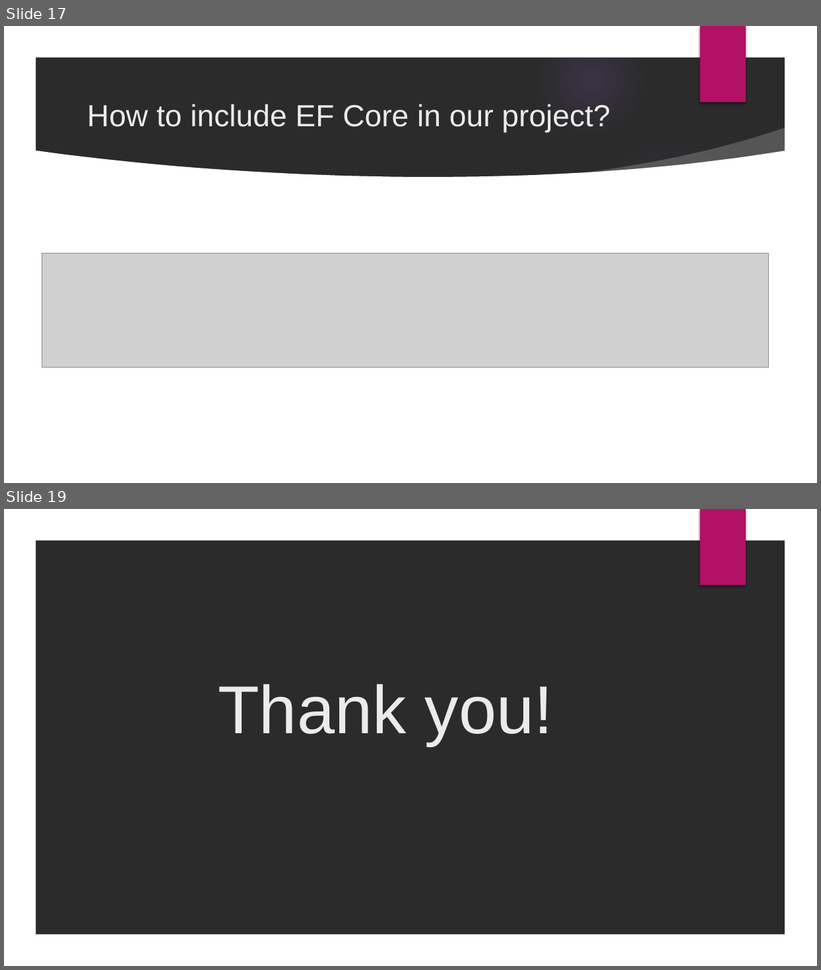
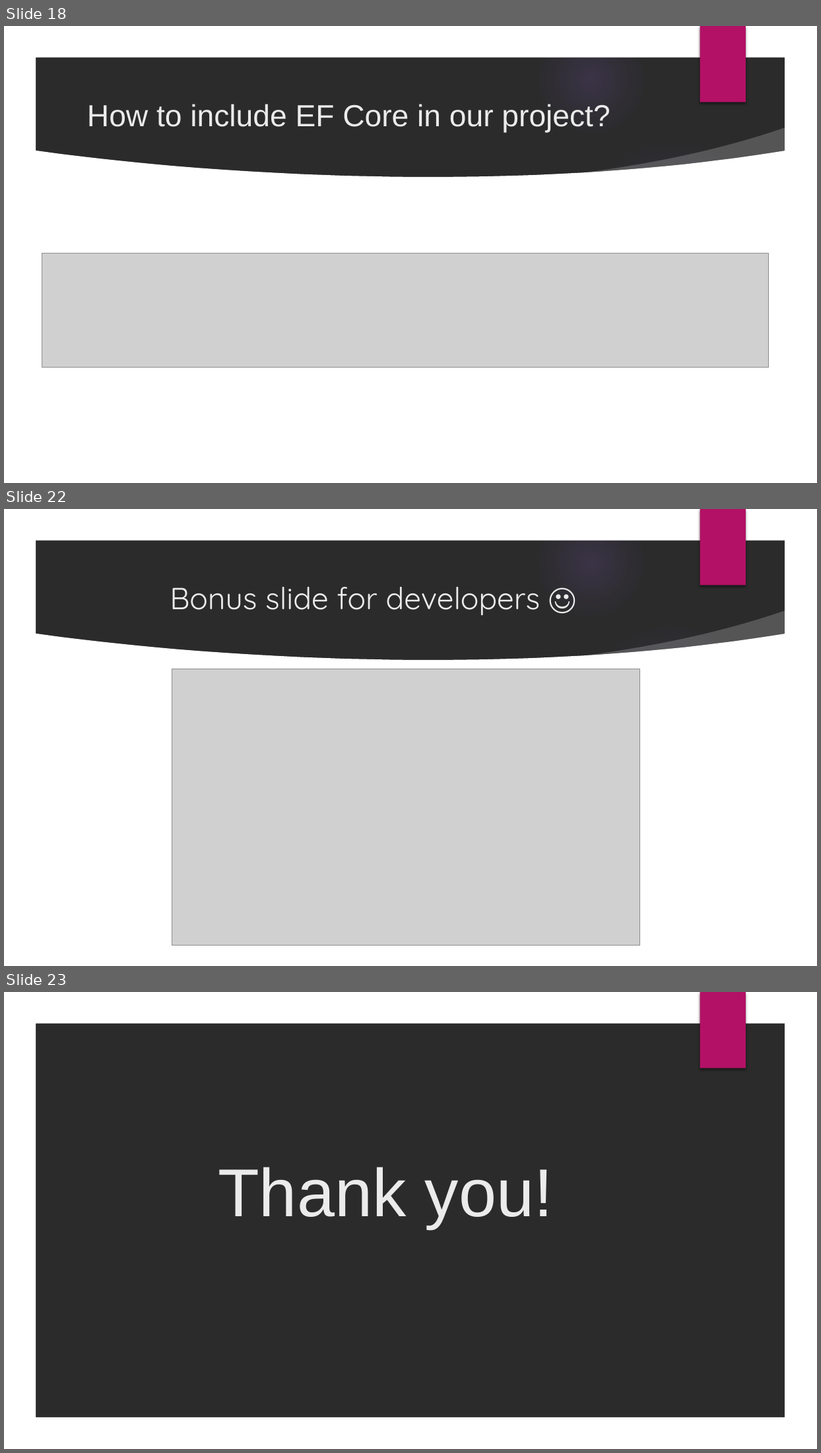
Before and after one commit to velizar92/TSK_Presentations, a slide deck: Databases_and_EntityFrameworkCore.pptx. Shown one above the other, each under a label of ours: slides 17 and 19 before the commit, slides 18, 22 and 23 after it; the slides between them are not shown. The pictures are 821x970 and 821x1453 pixels, drawn with LibreOffice and Linux fonts; fonts in the diff are those of the drawing; grey boxes stand for pictures; background and template pictures are left out; a plain dark background stands for a picture behind light text. Boxes give left, top, right and bottom in pixels: in the first picture for what was removed or moved away, otherwise in the second. Text is boxed around its words. In the diff, an @@ line names an element or a change of style, - is before the commit and + after.

```diff
--- a/Databases_and_EntityFrameworkCore.pptx
+++ b/Databases_and_EntityFrameworkCore.pptx
@@ slide 22 added at box(4, 509, 817, 966), background picture (left out); not listed: 9 template elements that a slide beside it also shows @@
@@ title added at box(170, 587, 541, 615), 36 pt, text #EBEBEB @@
+Bonus slide for developers ☺
@@ picture added at box(172, 669, 640, 946) @@
@@ what was slide 17 is now slide 18 @@
@@ what was slide 19 is now slide 23 @@
```
Also in this commit, not shown: 2 slides changed, 3 other slides added.
